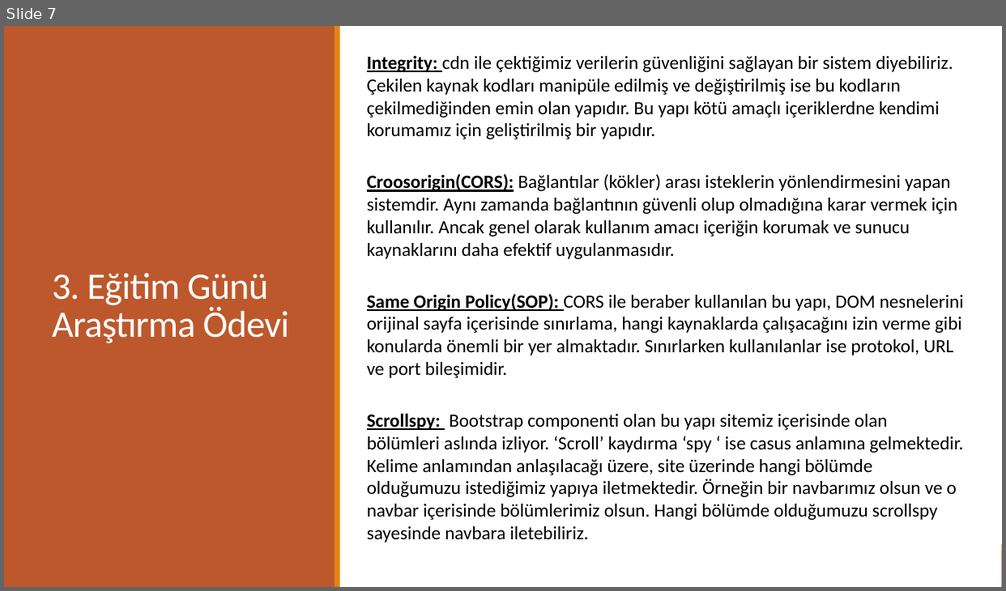
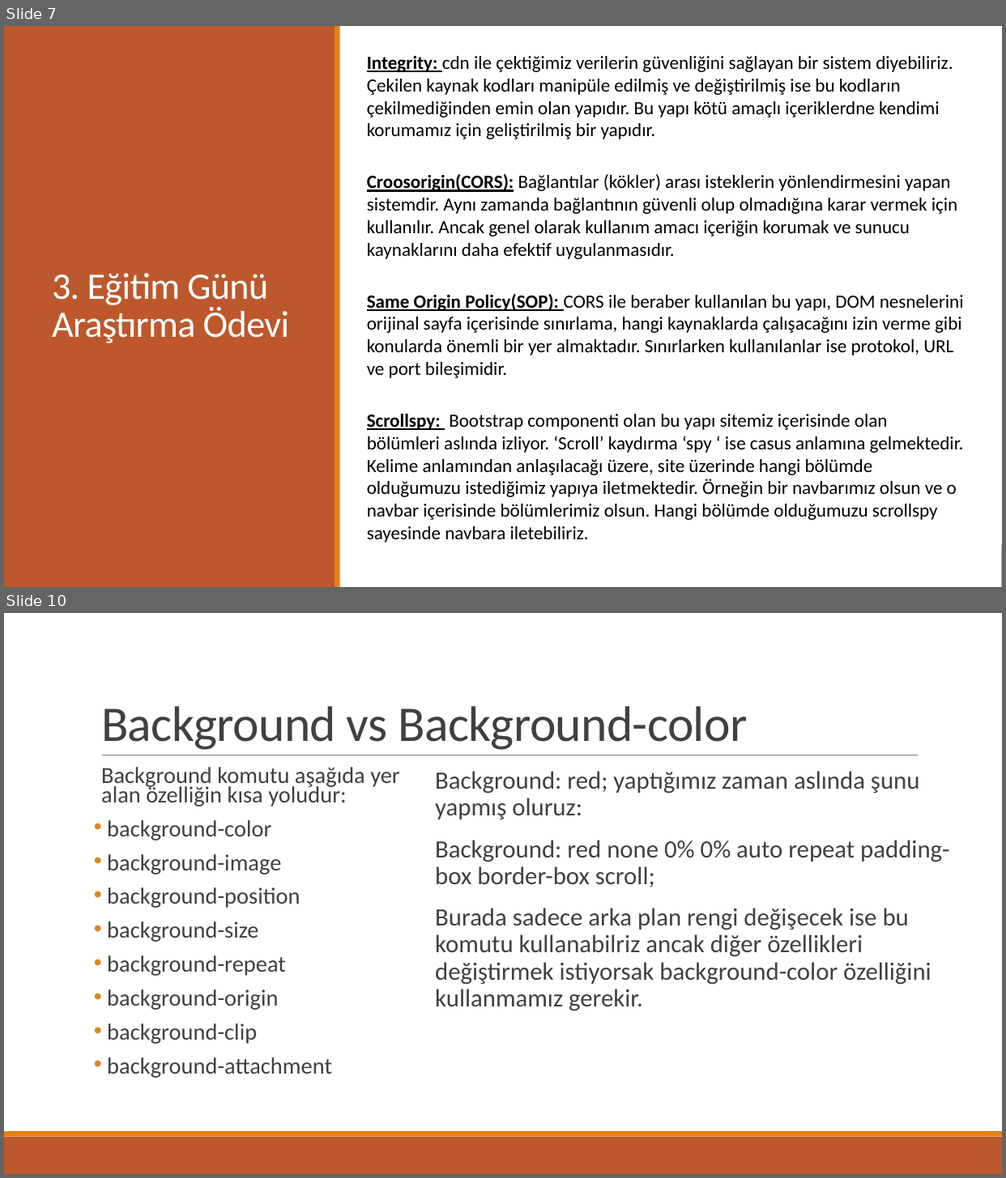
Before and after one commit to TechCareer-FrontEnd-1/tubisad-frontend-Ugur-Mert, a slide deck: Homework(research).pptx. Shown one above the other, each under a label of ours: slide 7 before the commit, slides 7 and 10 after it; the slides between them are not shown. The pictures are 1006x591 and 1006x1178 pixels, drawn with LibreOffice and Linux fonts; fonts in the diff are those of the drawing. Boxes give left, top, right and bottom in pixels: in the first picture for what was removed or moved away, otherwise in the second. Text is boxed around its words. In the diff, an @@ line names an element or a change of style, - is before the commit and + after.

Commit message:
text-reset, ASCII vs UNICODE, background cs background-color, sweet aler

```diff
--- a/Homework(research).pptx
+++ b/Homework(research).pptx
@@ slide 10 added at (4, 613, 1002, 1174), background #FFFFFF; not listed: 2 template elements that a slide beside it also shows @@
@@ title added at (101, 706, 748, 750), 48 pt, text #404040 @@
+Background vs Background-color
@@ line added from (102, 756) to (918, 756), #808080 0.5 pt @@
@@ text added at (101, 767, 400, 1078), 22.2 pt, text #404040 @@
+  Background komutu aşağıda yer alan özelliğin kısa yoludur:
+• background-color
+• background-image
+• background-position
+• background-size
+• background-repeat
+• background-origin
+• background-clip
+• background-attachment
@@ text added at (435, 771, 949, 1012), 24 pt, text #404040 @@
+  Background: red; yaptığımız zaman aslında şunu yapmış oluruz:
+  Background: red none 0% 0% auto repeat padding-box border-box scroll;
+  Burada sadece arka plan rengi değişecek ise bu komutu kullanabilriz ancak diğer özellikleri değiştirmek istiyorsak background-color özelliğini kullanmamız gerekir.
```
Also in this commit, not shown: 3 other slides added.
